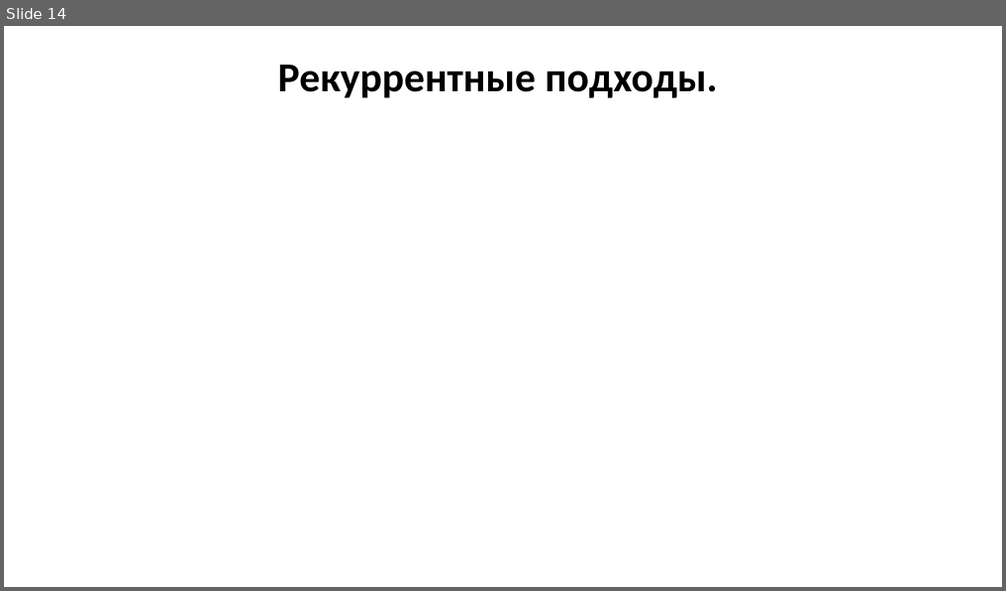
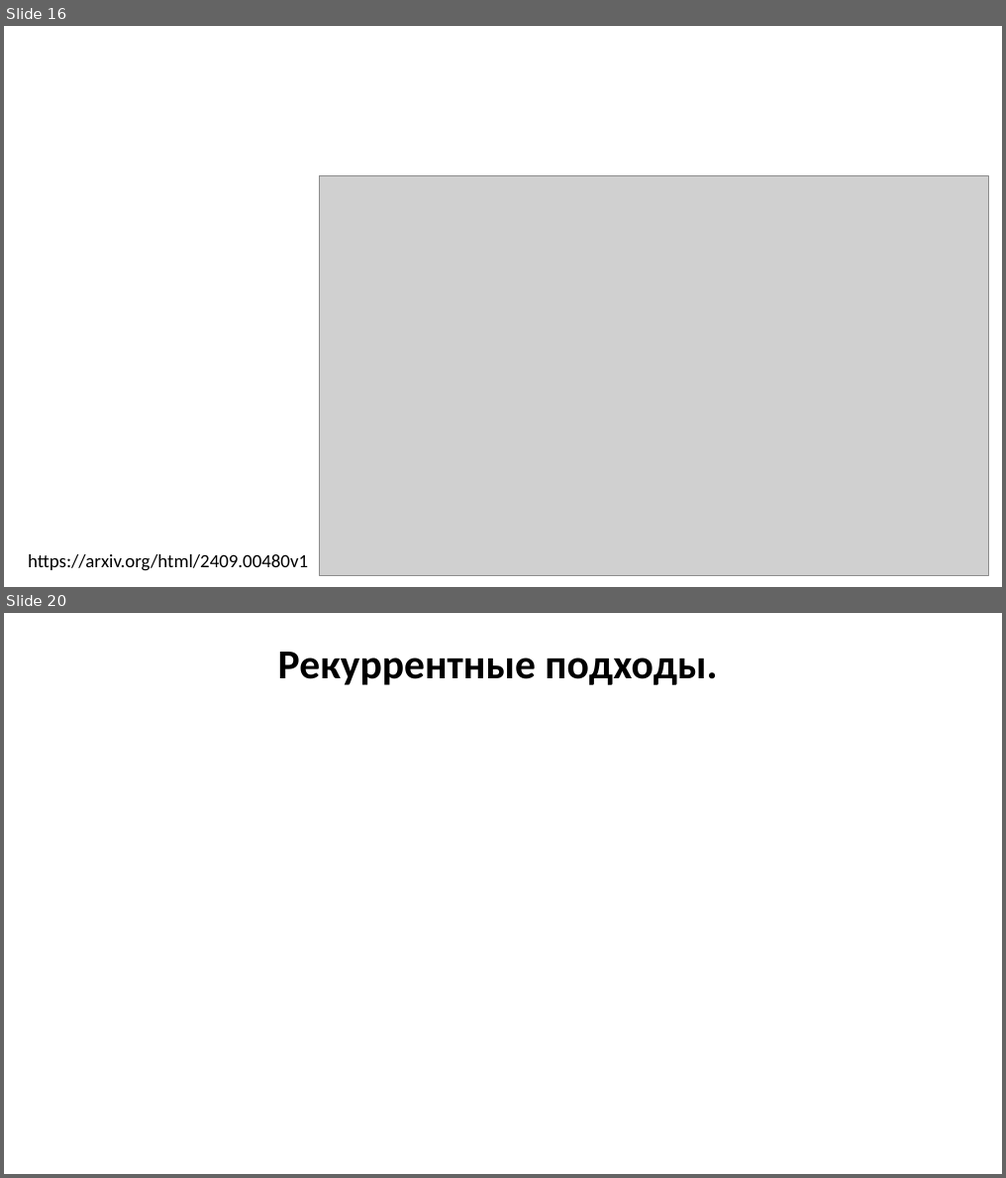
Before and after one commit to MVRonkin/TimeSeriesCourse, a slide deck: 2025/LEC/07 глубокое обучение нейронных сетей.pptx. Shown one above the other, each under a label of ours: slide 14 before the commit, slides 16 and 20 after it; the slides between them are not shown. The pictures are 1006x591 and 1006x1178 pixels, drawn with LibreOffice and Linux fonts; fonts in the diff are those of the drawing; grey boxes stand for pictures. Boxes give left, top, right and bottom in pixels: in the first picture for what was removed or moved away, otherwise in the second. Text is boxed around its words. In the diff, an @@ line names an element or a change of style, - is before the commit and + after.

```diff
--- a/2025/LEC/07 глубокое обучение нейронных сетей.pptx
+++ b/2025/LEC/07 глубокое обучение нейронных сетей.pptx
@@ slide 16 added at [4, 26, 1002, 587], background #FFFFFF @@
@@ picture added at [319, 175, 988, 576] @@
@@ text added at [28, 555, 308, 571], 18 pt, text #000000 @@
+https://arxiv.org/html/2409.00480v1
@@ what was slide 14 is now slide 20 @@
```
Also in this commit, not shown: 7 slides changed, 6 other slides added, 1 slide removed.
